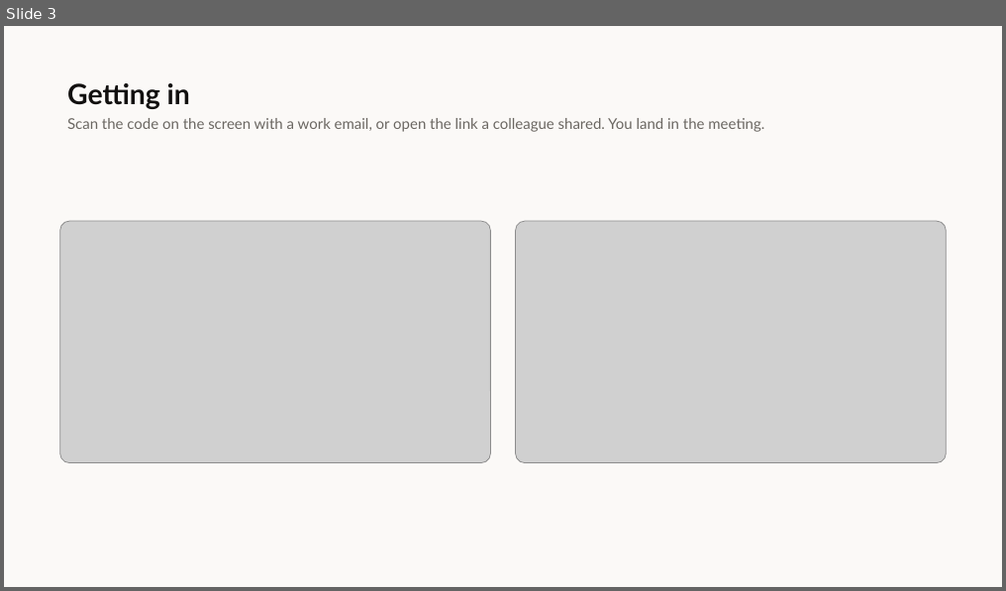
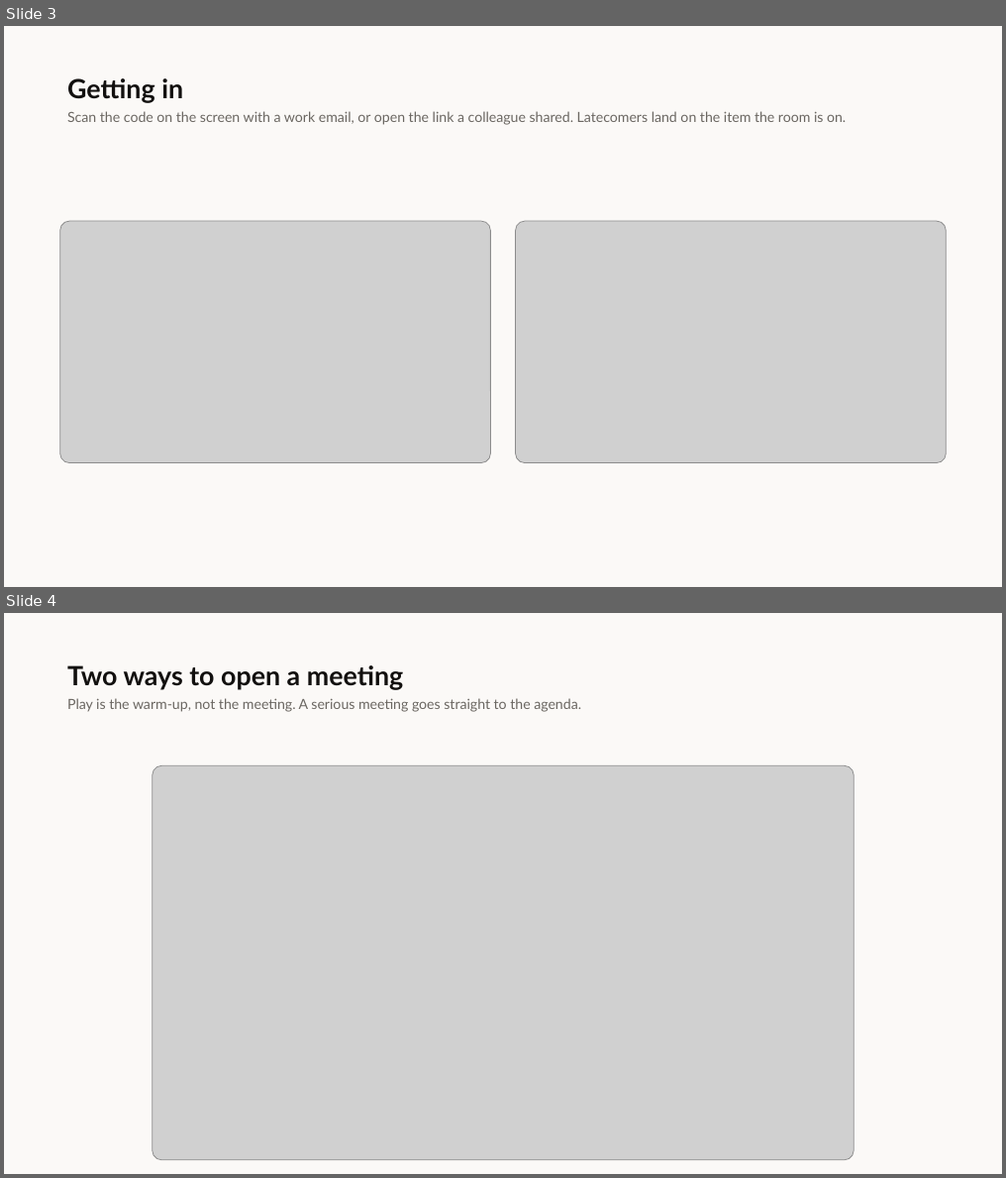
Before and after one commit to Herman-Gathege/Mshikaki-Meetings-App, a slide deck: docs/presentations/Mshikaki-Walkthrough.pptx. Shown one above the other, each under a label of ours: slide 3 before the commit, slides 3 and 4 after it. The pictures are 1006x591 and 1006x1178 pixels, drawn with LibreOffice and Linux fonts; fonts in the diff are those of the drawing; grey boxes stand for pictures. Boxes give left, top, right and bottom in pixels: in the first picture for what was removed or moved away, otherwise in the second. Text is boxed around its words. In the diff, an @@ line names an element or a change of style, - is before the commit and + after.

```diff
--- a/docs/presentations/Mshikaki-Walkthrough.pptx
+++ b/docs/presentations/Mshikaki-Walkthrough.pptx
@@ slide 4 added at (x1=4, y1=613, x2=1002, y2=1174), background #FBF9F7 @@
@@ text added at (x1=67, y1=665, x2=403, y2=690), 25.5 pt, text #12100F, bold @@
+Two ways to open a meeting
@@ text added at (x1=67, y1=698, x2=581, y2=712), 13.5 pt, text #6B6762 @@
+Play is the warm-up, not the meeting. A serious meeting goes straight to the agenda.
@@ picture added at (x1=152, y1=765, x2=853, y2=1160) @@
@@ slide 3 changed as well @@
@@ text "Getting in" at (x1=67, y1=78, x2=183, y2=103): size 27 to 25.5 pt @@
@@ text at (x1=67, y1=111, x2=846, y2=125): text changed; size 14.2 to 13.5 pt @@
-Scan the code on the screen with a work email, or open the link a colleague shared. You land in the meeting.
+Scan the code on the screen with a work email, or open the link a colleague shared. Latecomers land on the item the room is on.
```
Also in this commit, not shown: 7 other slides changed, 5 other slides added, 5 slides removed.
